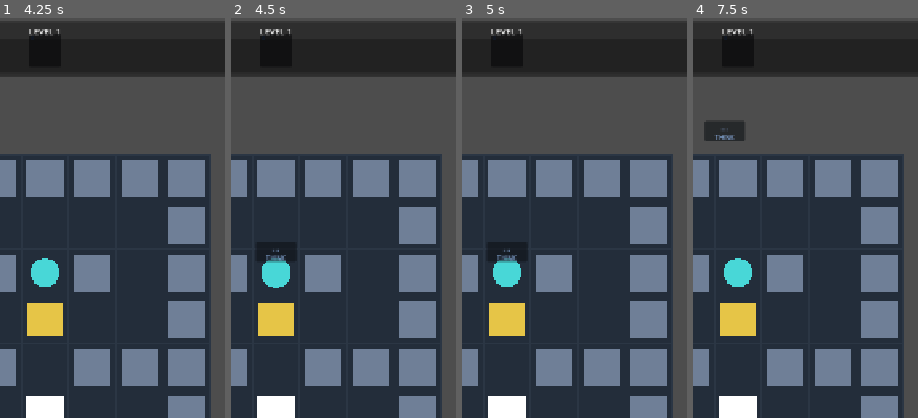
Above: before the commit, frames 1-4 (left to right).
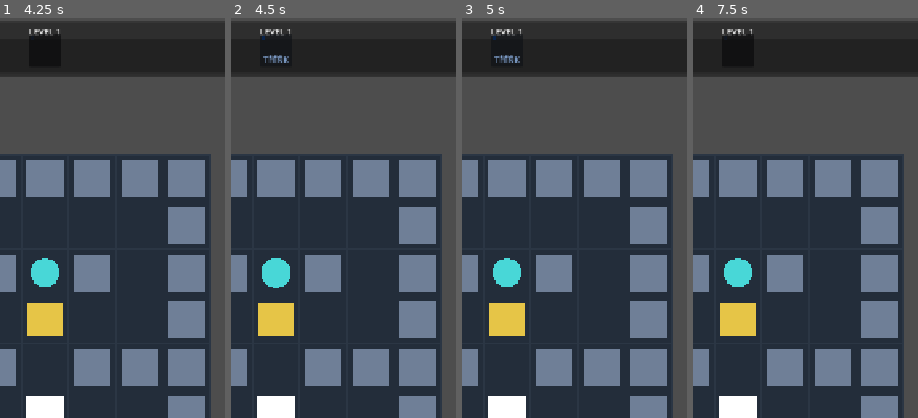
Above: after the commit, the same moments.

Repository: hszqf/Scatterbrain
Game: Godot game, scene res://scenes/app/App.tscn
Same seed, same stepped clock (60 frames per second), same inputs: the game is played once before the commit and once after it.
Inputs (mouse positions are % of the whole screen's width and height, from its top left):
- Up to frame 1 (4.25 s): click "Start Game" at 0.5 s; click "UP" at 1.25 s; click "LT" at 2 s; click "RT" at 2.75 s; click "DN" at 3.5 s
- Up to frame 2 (4.5 s): click "REST" at 4.25 s
- Up to frame 3 (5 s): no input
- Up to frame 4 (7.5 s): click "RST" at 5 s; click "LOG" at 5.75 s; tap Enter at 6.5 s; move the mouse to (72, 45) at 6.52 s; hold Right (move_right) 6.53-7.25 s; tap Space (empty_change) at 6.6 s; click (72, 45) at 6.67 s; tap R (restart_level) at 7.25 s; drag from (30, 55) to (45, 70) at 7.27 s
The pictures show only the part of the screen within x 40-90%, y 0-50%; the shares and areas given below are measured in that part.

Frame 1 is identical in both runs. In frame 2, 0.4% of the frame differs, in the area x 11-29%, y 4-62%; in frame 3, 0.4%; in frame 4, 0.8%, in the area x 4-23%, y 26-31%.

Commit message:
Refine memory queue push animation timing

Diff:
--- a/scripts/game/game_controller.gd
+++ b/scripts/game/game_controller.gd
@@ -220,25 +220,7 @@
 func append_change(change: ChangeRecord) -> void:
 	if change == null:
 		return
-	var queue_before_append: Array[ChangeRecord] = _queue.entries()
-	var source_global_pos: Vector2 = _board_view.get_change_source_global_position(change)
 	_board_view.play_change_source_highlight(change)
-	if DisplayServer.get_name() == "headless":
-		_queue_view.play_incoming_change_fx(
-			change,
-			source_global_pos,
-			queue_before_append,
-			_memory_capacity(),
-			_defaults.obsession_capacity
-		)
-	else:
-		await _queue_view.play_incoming_change_fx(
-			change,
-			source_global_pos,
-			queue_before_append,
-			_memory_capacity(),
-			_defaults.obsession_capacity
-		)
 	_last_appended_change_summary = _change_summary_or_none(change)
 	_queue.append(change)
 	_recompile_world("append: %s" % change.summary())
@@ -379,17 +361,6 @@
 			var after_entries: Array[ChangeRecord] = item.get("after_queue_entries", [])
 			var evicted_changes: Array[ChangeRecord] = item.get("evicted_changes", [])
 			var generated_changes: Array[ChangeRecord] = item.get("generated_changes", [])
-			for generated_change: ChangeRecord in generated_changes:
-				if generated_change == null:
-					continue
-				var generated_source_pos: Vector2 = _replay_controller.get_subject_global_position(generated_change.subject_id)
-				await _queue_view.play_incoming_change_fx(
-					generated_change,
-					generated_source_pos,
-					before_entries,
-					_memory_capacity(),
-					_defaults.obsession_capacity
-				)
 			_replay_controller.reset_subjects_for_next_pass(trace, trace_index + 1)
 			_last_presentation_trace.append("queue:update")
 			await _queue_view.play_queue_update(
--- a/scripts/game/memory_queue_view.gd
+++ b/scripts/game/memory_queue_view.gd
@@ -10,13 +10,7 @@
 @export var evict_hold_duration: float = 0.5
 @export var append_pop_scale: float = 1.2
 @export var append_duration: float = 0.3
-@export var incoming_fx_duration: float = 0.5
-@export var incoming_fx_size: float = 14.0
-@export var incoming_fx_end_scale: float = 0.72
-@export var incoming_pop_height: float = 34.0
-@export var incoming_pop_duration: float = 0.18
-@export var incoming_hold_before_launch: float = 0.5
-@export var incoming_hold_at_lane: float = 0.5
+@export var append_entry_shift_x: float = 46.0
 @export var lane_left_padding: float = 34.0
 @export var lane_right_padding: float = 34.0
 @export var settle_duration: float = 0.16
@@ -34,7 +28,6 @@
 var _displayed_entries: Array[ChangeRecord] = []
 var _displayed_capacity: int = 0
 var _displayed_obsession_capacity: int = 0
-var _incoming_fx_nodes: Array[Control] = []
 
 
 func _ready() -> void:
@@ -213,53 +206,6 @@
 
 func get_last_animation_trace() -> Array[String]:
 	return _last_animation_trace.duplicate()
-
-
-func play_incoming_change_fx(change: ChangeRecord, source_global_pos: Vector2, current_entries: Array[ChangeRecord], capacity: int, obsession_capacity: int) -> void:
-	if change == null or capacity <= 0:
-		return
-	render_queue(current_entries, capacity, obsession_capacity)
-	await get_tree().process_frame
-	var target_index: int = resolve_incoming_slot_index(current_entries, capacity)
-	var target_slot: Panel = _slot_at_display(target_index)
-	if target_slot == null:
-		return
-	var target_global: Vector2 = target_slot.get_global_rect().get_center()
-	var left_lane: Vector2 = _incoming_lane_left_point()
-	var particle: Control = _build_incoming_badge(change)
-	particle.position = _to_local_canvas(source_global_pos) - particle.size * 0.5
-	add_child(particle)
-	_incoming_fx_nodes.append(particle)
-
-	var source_local: Vector2 = _to_local_canvas(source_global_pos)
-	var popped_local: Vector2 = source_local + Vector2(0.0, -maxf(incoming_pop_height, 0.0))
-	var pop_time: float = maxf(incoming_pop_duration, 0.01)
-	var pop_tween: Tween = create_tween()
-	pop_tween.tween_property(particle, "position", popped_local - particle.size * 0.5, pop_time).set_trans(Tween.TRANS_BACK).set_ease(Tween.EASE_OUT)
-	await pop_tween.finished
-	if incoming_hold_before_launch > 0.0:
-		await get_tree().create_timer(incoming_hold_before_launch).timeout
-
-	var travel_time: float = maxf(incoming_fx_duration, 0.14)
-	var lane_tween: Tween = create_tween()
-	lane_tween.tween_property(particle, "position", left_lane - particle.size * 0.5, travel_time).set_trans(Tween.TRANS_QUAD).set_ease(Tween.EASE_OUT)
-	await lane_tween.finished
-	if incoming_hold_at_lane > 0.0:
-		await get_tree().create_timer(incoming_hold_at_lane).timeout
-
-	var target_tween: Tween = create_tween()
-	target_tween.set_parallel(true)
-	target_tween.tween_property(particle, "position", _to_local_canvas(target_global) - particle.size * 0.5, travel_time).set_trans(Tween.TRANS_QUAD).set_ease(Tween.EASE_OUT)
-	target_tween.tween_property(particle, "scale", Vector2.ONE * incoming_fx_end_scale, travel_time)
-	await target_tween.finished
-	particle.queue_free()
-	_incoming_fx_nodes.erase(particle)
-
-
-func resolve_incoming_slot_index(current_entries: Array[ChangeRecord], capacity: int) -> int:
-	if capacity <= 0:
-		return -1
-	return mini(current_entries.size(), capacity - 1)
 
 
 func _rebuild_slots(entries: Array[ChangeRecord], capacity: int) -> void:
@@ -440,13 +386,6 @@
 	_slot_focus_tweens.erase(slot_index)
 
 
-func _incoming_lane_left_point() -> Vector2:
-	if _slot_nodes.is_empty():
-		return _to_local_canvas(global_position)
-	var first_center: Vector2 = _to_local_canvas(_slot_nodes[0].get_global_rect().get_center())
-	return first_center + Vector2(-maxf(lane_left_padding, 0.0), 0.0)
-
-
 func _incoming_lane_right_point() -> Vector2:
 	if _slot_nodes.is_empty():
 		return _to_local_canvas(global_position)
@@ -463,52 +402,6 @@
 	for i: int in range(occupied):
 		display_entries[i] = entries[entries.size() - 1 - i]
 	return display_entries
-
-
-func _build_incoming_badge(change: ChangeRecord) -> Control:
-	var badge := Panel.new()
-	badge.mouse_filter = Control.MOUSE_FILTER_IGNORE
-	badge.custom_minimum_size = Vector2(maxf(incoming_fx_size * 4.6, 44.0), maxf(incoming_fx_size * 2.3, 24.0))
-	badge.size = badge.custom_minimum_size
-	badge.pivot_offset = badge.size * 0.5
-	badge.modulate = _slot_color(change)
-	var vbox := VBoxContainer.new()
-	vbox.anchor_right = 1.0
-	vbox.anchor_bottom = 1.0
-	vbox.offset_left = 4.0
-	vbox.offset_top = 1.0
-	vbox.offset_right = -4.0
-	vbox.offset_bottom = -1.0
-	vbox.alignment = BoxContainer.ALIGNMENT_CENTER
-	vbox.add_theme_constant_override("separation", 0)
-	badge.add_child(vbox)
-
-	var subject := Label.new()
-	subject.horizontal_alignment = HORIZONTAL_ALIGNMENT_CENTER
-	subject.add_theme_font_size_override("font_size", 13)
-	subject.text = _slot_object_symbol(change)
-	vbox.add_child(subject)
-
-	var action := Label.new()
-	action.horizontal_alignment = HORIZONTAL_ALIGNMENT_CENTER
-	action.add_theme_font_size_override("font_size", 10)
-	action.text = _incoming_action_text(change)
-	vbox.add_child(action)
-	return badge
-
-
-func _incoming_action_text(change: ChangeRecord) -> String:
-	if change == null:
-		return ""
-	match change.type:
-		ChangeRecord.ChangeType.POSITION:
-			return "PUSH %s" % _direction_arrow(change.move_delta)
-		ChangeRecord.ChangeType.EMPTY:
-			return "THINK"
-		ChangeRecord.ChangeType.GHOST:
-			return "GHOSTIFY"
-		_:
-			return "CHANGE"
 
 
 func _capture_evicted_slot_overlays(evicted_count: int) -> Array[Panel]:
@@ -544,8 +437,11 @@
 		slot.pivot_offset = slot.size * 0.5
 		slot.modulate.a = 0.0
 		slot.scale = Vector2(0.86, 0.86)
+		var slot_target_x: float = slot.position.x
+		slot.position.x = slot_target_x - maxf(append_entry_shift_x, 0.0)
 		tween.tween_property(slot, "modulate:a", 1.0, append_duration)
 		tween.tween_property(slot, "scale", Vector2(append_pop_scale, append_pop_scale), append_duration)
+		tween.tween_property(slot, "position:x", slot_target_x, append_duration)
 
 
 func _evicted_overlays_to_tween(evicted_overlays: Array[Panel], tween: Tween) -> void:
